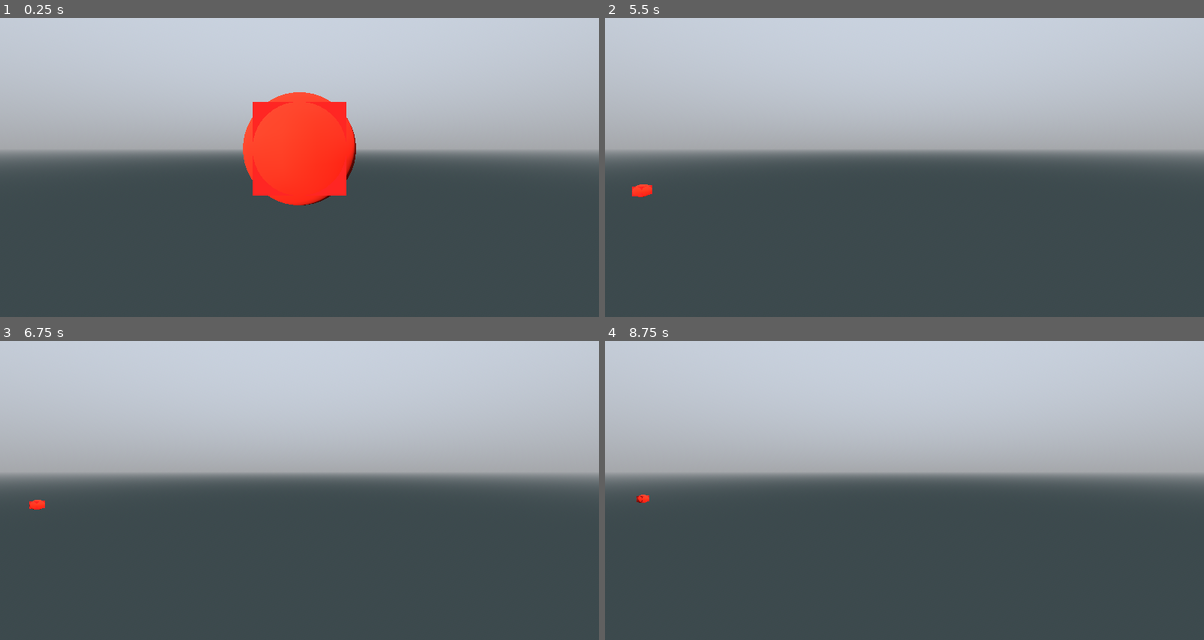
Above: before the commit, frames 1-4 (two rows, left to right).
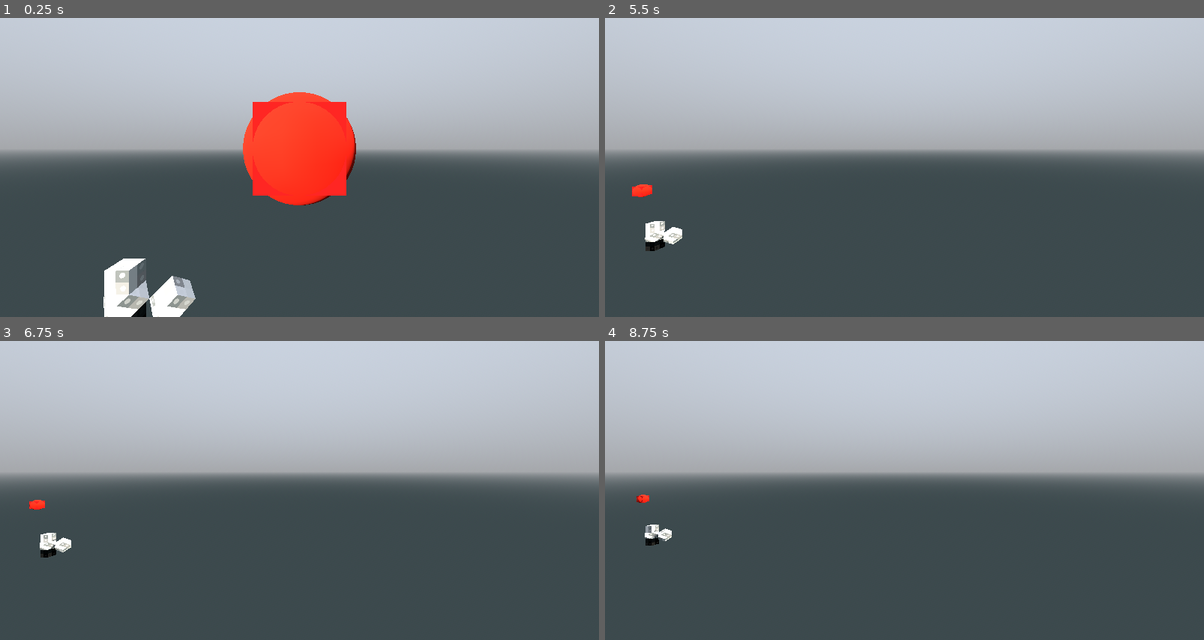
Above: after the commit, the same moments.

Repository: pixerhp/Hatchetflair
Game: Godot game, scene res://topscenes/gameplay_topscene.tscn
The game is run twice, just before and just after one commit, with the same random seed, the same clock (stepped at 60 frames per second) and the same inputs.
Inputs (mouse positions are in pixels of both pictures, inside the frame that each line leads up to):
- Up to frame 1 (0.25 s): no input
- Up to frame 2 (5.5 s): tap Enter at 0.5, 2, 3.5 s; move the mouse to (1036, 131) at 0.52 s; hold D (move_right) 0.53-1.28 s; hold Shift (speed_faster) 0.53-1.28 s; click (1036, 131) at 0.67 s; tap Space (move_jump_up) at 1.25, 2.75, 4.25 s; move the mouse to (784, 164) at 1.27 s; hold S (move_backwards) 1.28-2.03 s; tap Ctrl (speed_slower) at 1.35, 2.85, 4.35 s; move the mouse to (964, 74) at 2.02 s; hold D (move_right) 2.03-2.78 s; hold Shift (speed_faster) 2.03-2.78 s; move the mouse to (874, 215) at 2.77 s; hold W (move_forwards) 2.78-3.53 s; click (874, 215) at 2.92 s; move the mouse to (1084, 200) at 3.52 s; hold Shift (speed_faster) 3.53-4.28 s; hold A (move_left) 3.53-5.03 s; move the mouse to (724, 98) at 4.27 s; move the mouse to (934, 149) at 5.02 s; hold S (move_backwards) from 5.03 s (still down); hold Shift (speed_faster) from 5.03 s (still down); click (934, 149) at 5.17 s
- Up to frame 3 (6.75 s): move the mouse to (209, 388) at 5.77 s; release S (move_backwards) at 5.78 s; release Shift (speed_faster) at 5.78 s; hold D (move_right) 5.78-6.53 s; tap Ctrl (speed_slower) at 5.85 s; move the mouse to (431, 454) at 6.52 s; hold W (move_forwards) from 6.53 s (still down); hold Shift (speed_faster) from 6.53 s (still down)
- Up to frame 4 (8.75 s): move the mouse to (784, 487) at 7.27 s; release W (move_forwards) at 7.28 s; release Shift (speed_faster) at 7.28 s; hold D (move_right) 7.28-8.03 s; tap Ctrl (speed_slower) at 7.35 s; click (784, 487) at 7.42 s; move the mouse to (964, 397) at 8.02 s; hold S (move_backwards) from 8.03 s (still down); hold Shift (speed_faster) from 8.03 s (still down)

The runs differ from the first frame. In frame 1, 2.0% of the frame differs, in the area x 17-33%, y 80-100%; in frame 2, 0.4%; in frame 3, 0.3%; in frame 4, 0.2%.

Commit message:
Fix functions and test render scene

Diff:
--- a/scripts/tchunks_manager.gd
+++ b/scripts/tchunks_manager.gd
@@ -85,7 +85,7 @@
 	const THRESH: int = 1
 		# The effective range in tile pos of tile-changing causing meshes to be ood, max is chunk length.
 	tchunk.are_tiles_meshes_utd = false
-	# A balance between efficiency and code length; it could actually be made more egregious for speed.
+	# (A balance between efficiency and code length; it could actually be made more egregious for speed.)
 	if tile_xyz.x < THRESH:
 		tc_set_tiles_meshes_ood(tchunk_xyz + Vector3i(-1,0,0))
 		if tile_xyz.y < THRESH:
@@ -132,6 +132,24 @@
 		tc_set_tiles_meshes_ood(tchunk_xyz + Vector3i(0,0,1))
 	return OK
 
+func tc_fill_tile(tchunk_xyz: Vector3i, tile_shape: int, tile_subst: Variant) -> Error:
+	if not world_tc_xyz_to_i.has(tchunk_xyz):
+		return FAILED
+	var tchunk: TChunk = world_tchunks[world_tc_xyz_to_i[tchunk_xyz]]
+	tchunk.tiles_shapes.fill(tile_shape)
+	match typeof(tile_subst):
+		TYPE_INT:
+			tchunk.tiles_substs.fill(tile_subst)
+		TYPE_STRING:
+			tchunk.tiles_substs.fill(ChemCraft.subst_name_to_i.get(tile_subst, 0))
+		_:
+			push_error("Bad tile_subst param type, expected int (subst index) or String (subst name).")
+			tchunk.tiles_substs.fill(0)
+	# Update meshes utd bool:
+	for i in 27:
+		tc_set_tiles_meshes_ood(Vector3i(((i%3)-1), (((i/3)%3)-1), (((i/9)%3)-1)))
+	return OK
+
 func tc_unmesh(tchunk: TChunk):
 	tchunk.tiles_rend_node.queue_free()
 	tchunk.tiles_rend_node = MeshInstance3D.new()
@@ -213,7 +231,7 @@
 	for neighbor_i in range(6):
 		neighbor_shapes[neighbor_i] = (
 			tc27[get_tc27_c_i(tile_pos, TCU.ts_tess_cube_move[neighbor_i])
-			].tile_shapes[get_tc27_t_i(tile_pos, TCU.ts_tess_cube_move[neighbor_i])])
+			].tiles_shapes[get_tc27_t_i(tile_pos, TCU.ts_tess_cube_move[neighbor_i])])
 	for sect_i in range(8):
 		if ((neighbor_shapes[sect_i%2] == TILE_SHAPE.MARCH_ANG) or
 			(neighbor_shapes[((sect_i/2)%2)+2] == TILE_SHAPE.MARCH_ANG) or
@@ -238,7 +256,7 @@
 			(((sect/4)%2)-1)+((state_i/4)%2))
 		comb |= int( # cast false/true to 0/1
 			tc27[get_tc27_c_i(tile_pos, move)
-			].tile_shapes[get_tc27_t_i(tile_pos, move)] > TILE_SHAPE.EMPTY # "is solid?"
+			].tiles_shapes[get_tc27_t_i(tile_pos, move)] > TILE_SHAPE.EMPTY # "is solid?"
 			) << state_i # bitshift
 	for i in range(TCU.ts_march_ang_inds[comb][7-sect].size()):
 		surface_ref.verts.append(TCU.ts_march_ang_patt_verts[TCU.ts_march_ang_inds[comb][7-sect][i]]
@@ -253,12 +271,12 @@
 			surface_ref.norms.append(surface_ref.norms[surface_ref.norms.size() - 2]) #  of the same thing.)
 			surface_ref.uvs.append_array([Vector2(0,0), Vector2(1,0), Vector2(0,1)])
 				# !!! This way of doing uvs for march_ang is temporary and should be replaced later.
-			meshify_append_substance_data(tc27[13].tile_substs[t_i_from_pos(tile_pos)], 3, surface_ref)
+			meshify_append_substance_data(tc27[13].tiles_substs[t_i_from_pos(tile_pos)], 3, surface_ref)
 
 func meshify_tile_tess_cube(tile_pos: Vector3i, tc27: Array[TChunk], surface_ref: Dictionary):
 	for face_i: int in range(6):
 		match tc27[get_tc27_c_i(tile_pos, TCU.ts_tess_cube_move[face_i])
-		].tile_shapes[get_tc27_t_i(tile_pos, TCU.ts_tess_cube_move[face_i])]:
+		].tiles_shapes[get_tc27_t_i(tile_pos, TCU.ts_tess_cube_move[face_i])]:
 			TILE_SHAPE.TESS_CUBE, TILE_SHAPE.TESS_RHOMBDO: continue # skip meshing if face is covered.
 			TILE_SHAPE.NO_DATA, TILE_SHAPE.EMPTY, TILE_SHAPE.MARCH_ANG, _: pass
 				# !!! check for cube face-covering from neighboring march_ang tiles later?
@@ -278,21 +296,21 @@
 			Vector3(TCU.ts_tess_cube_move[face_i]),])
 		surface_ref.uvs.append_array([
 			Vector2(0,1), Vector2(0,0), Vector2(1,1),Vector2(0,0), Vector2(1,0), Vector2(1,1)])
-		meshify_append_substance_data(tc27[13].tile_substs[t_i_from_pos(tile_pos)], 6, surface_ref)
+		meshify_append_substance_data(tc27[13].tiles_substs[t_i_from_pos(tile_pos)], 6, surface_ref)
 
 func meshify_tile_tess_rhombdo(tile_pos: Vector3i, tc27: Array[TChunk], surface_ref: Dictionary):
 	var tri_cull_bits: int = 0b11
 	for face_i in range(12):
 		# Check whether the whole face should be culled:
 		match tc27[get_tc27_c_i(tile_pos, TCU.ts_tess_rhombdo_move[face_i])
-		].tile_shapes[get_tc27_t_i(tile_pos, TCU.ts_tess_rhombdo_move[face_i])]:
+		].tiles_shapes[get_tc27_t_i(tile_pos, TCU.ts_tess_rhombdo_move[face_i])]:
 			TILE_SHAPE.TESS_RHOMBDO:
 				continue
 		# Check whether either of the 2 face-triangles should be culled, stored as bits:
 		tri_cull_bits = 0b11
 		for tri_i in range(2):
 			if tc27[get_tc27_c_i(tile_pos, TCU.ts_tess_rhombdo_move[(2 * face_i) + tri_i + 12])
-			].tile_shapes[get_tc27_t_i(tile_pos, TCU.ts_tess_rhombdo_move[(2 * face_i) + tri_i + 12])
+			].tiles_shapes[get_tc27_t_i(tile_pos, TCU.ts_tess_rhombdo_move[(2 * face_i) + tri_i + 12])
 			] in PackedInt32Array([TILE_SHAPE.TESS_CUBE, TILE_SHAPE.TESS_RHOMBDO]):
 				tri_cull_bits -= 0b01 << tri_i
 		match tri_cull_bits:
@@ -325,13 +343,13 @@
 				surface_ref.norms.append_array([
 					TCU.ts_tess_rhombdo_norms[face_i], TCU.ts_tess_rhombdo_norms[face_i],
 					TCU.ts_tess_rhombdo_norms[face_i],])
-				meshify_append_substance_data(tc27[13].tile_substs[t_i_from_pos(tile_pos)], 3, surface_ref)
+				meshify_append_substance_data(tc27[13].tiles_substs[t_i_from_pos(tile_pos)], 3, surface_ref)
 			0b11:
 				surface_ref.norms.append_array([
 					TCU.ts_tess_rhombdo_norms[face_i], TCU.ts_tess_rhombdo_norms[face_i],
 					TCU.ts_tess_rhombdo_norms[face_i], TCU.ts_tess_rhombdo_norms[face_i],
 					TCU.ts_tess_rhombdo_norms[face_i], TCU.ts_tess_rhombdo_norms[face_i],])
-				meshify_append_substance_data(tc27[13].tile_substs[t_i_from_pos(tile_pos)], 6, surface_ref)
+				meshify_append_substance_data(tc27[13].tiles_substs[t_i_from_pos(tile_pos)], 6, surface_ref)
 
 func meshify_append_substance_data(
 	subst_ind: int, num_verts_with_shared_subst: int,
@@ -384,7 +402,7 @@
 	if not world_tc_xyz_to_i.size() == world_tchunks.size():
 		push_error("Some world tchunks have duplicate coords, which is unintended behavior.")
 
-func load_tchunk(xyz: Vector3i, reload_if_existing: bool):
+func load_tchunk(xyz: Vector3i, reload_if_existing: bool = true):
 	if world_tc_xyz_to_i.has(xyz):
 		if reload_if_existing: unload_tchunk(xyz)
 		else: return
@@ -401,9 +419,9 @@
 func remesh_tchunk(xyz: Vector3i):
 	if not world_tc_xyz_to_i.has(xyz):
 		return
-	remove_tchunk_mesh_node(xyz)
 	tc_meshify(world_tchunks[world_tc_xyz_to_i[xyz]])
-	add_tchunk_mesh_node(xyz)
+	if not world_tchunks[world_tc_xyz_to_i[xyz]].tiles_rend_node.name == xyz_to_name(xyz) + "_tiles_rend_mesh":
+		add_tchunk_mesh_node(xyz)
 
 func add_tchunk_mesh_node(xyz: Vector3i):
 	if not world_tc_xyz_to_i.has(xyz):
@@ -423,21 +441,18 @@
 
 
 func _ready():
-	pass
-	#var test_chunk: TChunk = TChunk.new()
-	#test_chunk.tile_shapes.fill(TILE_SHAPE.EMPTY)
-	#test_chunk.tile_substs.fill(ChemCraft.subst_name_to_i.get("nothing", 0))
-	##test_chunk.randomize_tiles()
-	#
-	#test_chunk.set_tile(Vector3i(0,0,0), TILE_SHAPE.TESS_CUBE, "plainite_black")
-	#test_chunk.set_tile(Vector3i(0,1,0), TILE_SHAPE.TESS_RHOMBDO, "test")
-	#test_chunk.set_tile(Vector3i(0,2,0), TILE_SHAPE.TESS_CUBE, "plainite_white")
-	#test_chunk.set_tile(Vector3i(2,1,0), TILE_SHAPE.TESS_RHOMBDO, "error")
-	#
-	#test_chunk.generate_mesh()
-	#add_child(test_chunk.mesh_instance_node)
-	#
-	##generate_test_mesh()
+	load_tchunk(Vector3i(0,0,0))
+	tc_fill_tile(Vector3i(0,0,0), TILE_SHAPE.EMPTY, "nothing")
+	tc_set_tile(Vector3i(0,0,0), Vector3i(0,0,0), TILE_SHAPE.TESS_CUBE, "plainite_black")
+	tc_set_tile(Vector3i(0,0,0), Vector3i(0,1,0), TILE_SHAPE.TESS_RHOMBDO, "test")
+	tc_set_tile(Vector3i(0,0,0), Vector3i(0,2,0), TILE_SHAPE.TESS_CUBE, "plainite_white")
+	tc_set_tile(Vector3i(0,0,0), Vector3i(2,1,0), TILE_SHAPE.TESS_RHOMBDO, "error")
+	remesh_tchunk(Vector3i(0,0,0))
+
+	print(world_tchunks[world_tc_xyz_to_i[Vector3i(0,0,0)]].tiles_rend_arraymesh.get_surface_count())
+	print(chunks_container_node.get_children()[0])
+
+	#generate_test_mesh()
 
 func generate_test_mesh():
 	var mesh_instance_node: MeshInstance3D = MeshInstance3D.new()
